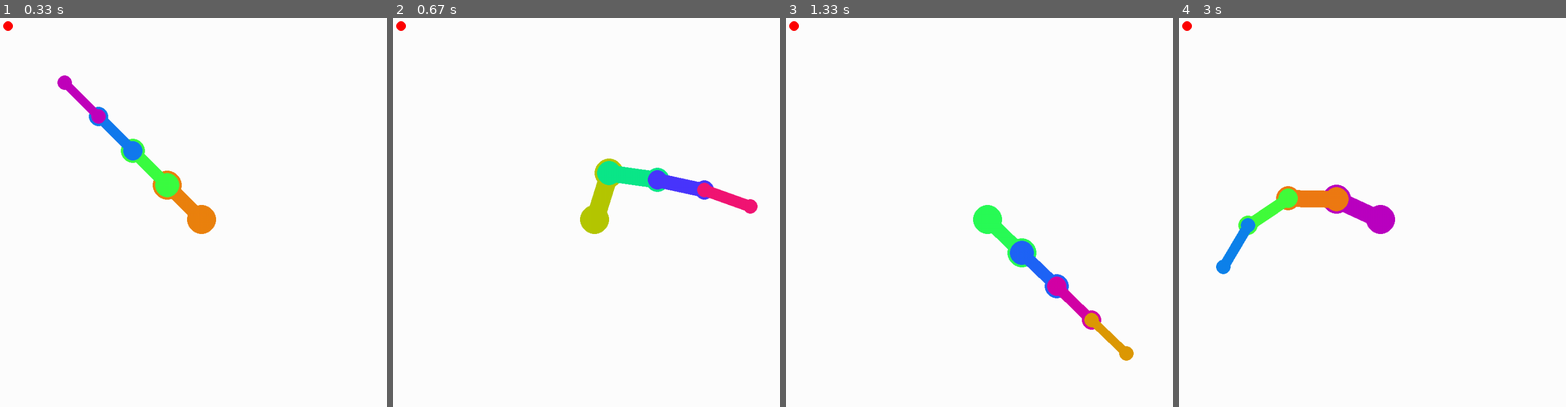
Above: before the commit, frames 1-4 (left to right).
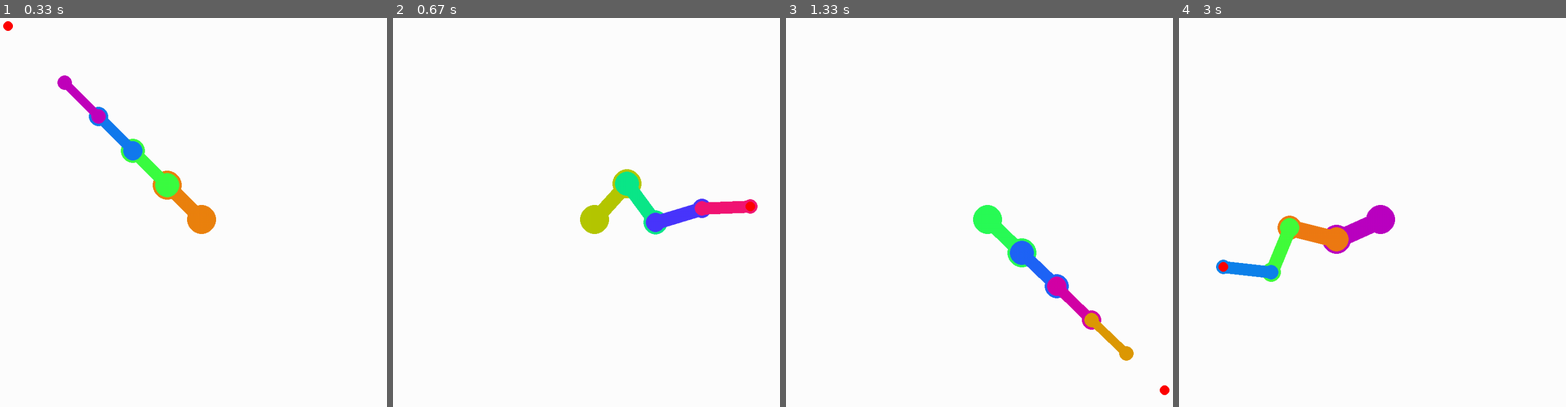
Above: after the commit, the same moments.

Repository: 0Pixelated0/Inverse-Kinematics-Pygame
Game: pygame game, started from pygame_arm.py
Two runs of this game, one before a commit and one after it. Both use one fixed random seed, a clock stepped at 60 frames per second and the inputs below.
Inputs (mouse positions are in pixels of both pictures, inside the frame that each line leads up to):
- Up to frame 1 (0.33 s): no input
- Up to frame 2 (0.67 s): click (749, 204) at 0.38 s
- Up to frame 3 (1.33 s): click (1033, 325) at 0.72 s; click (1165, 391) at 1.05 s
- Up to frame 4 (3 s): click (1264, 123) at 1.38 s; click (1380, 278) at 1.72 s; click (1310, 119) at 2.05 s; click (1550, 344) at 2.38 s; click (1221, 266) at 2.72 s

Frame 1 is identical in both runs. In frame 2, 3.3% of the frame differs, in the area x 0-94%, y 0-56%; in frame 3, 0.1%; in frame 4, 4.0%, in the area x 0-51%, y 0-68%.

Commit message:
Update pygame_arm.py

Diff:
--- a/pygame_arm.py
+++ b/pygame_arm.py
@@ -63,7 +63,7 @@
     for i in range(len(segments)-1):
         r = (pole_pos - segments[i].position).length()
         l = segment_length/r
-        segments[i+1].position = (1 - l) * segments[i].position + l * pygame.Vector2(100, 100)
+        segments[i+1].position = (1 - l) * segments[i].position + pygame.Vector2(l * pole_pos[0], l * pole_pos[1])
 
 def solve(segments):
     d = (segments[1].position - goal_pos).length()
@@ -108,6 +108,8 @@
     for event in pygame.event.get():
         if event.type == QUIT:
             running = False
+        if event.type == MOUSEBUTTONDOWN:
+            pole_pos = pygame.mouse.get_pos()
 
     # Update goal position based on mouse input
     goal_pos = pygame.Vector2(pygame.mouse.get_pos())
